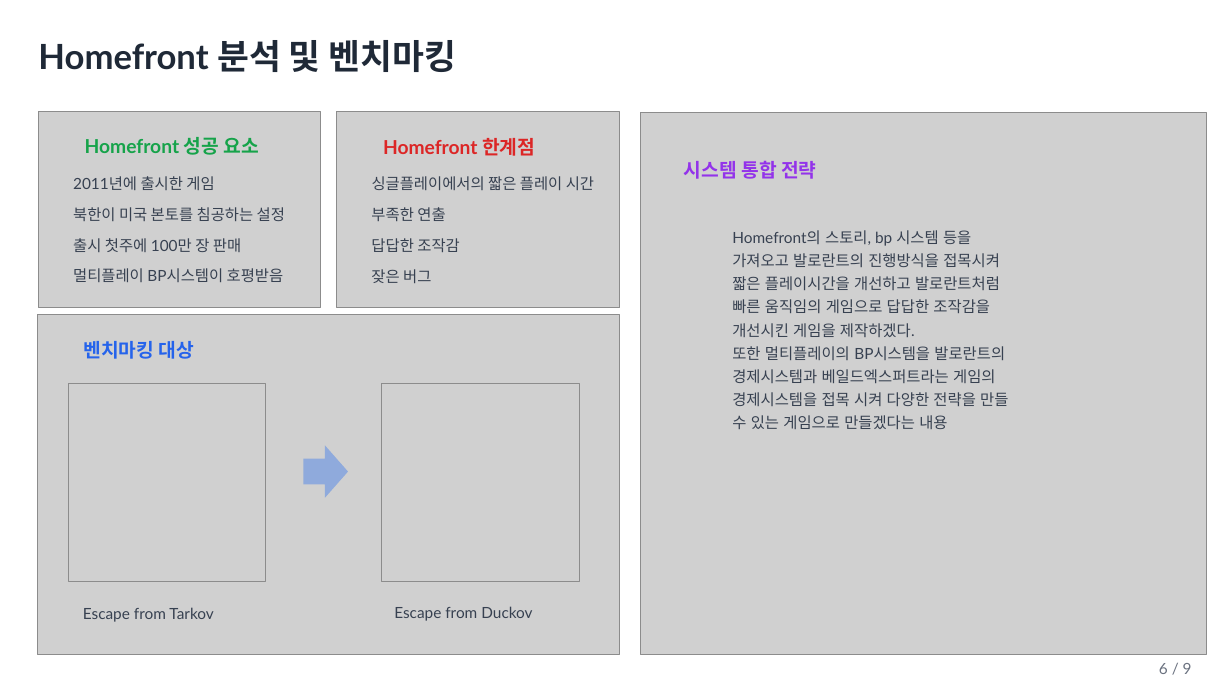
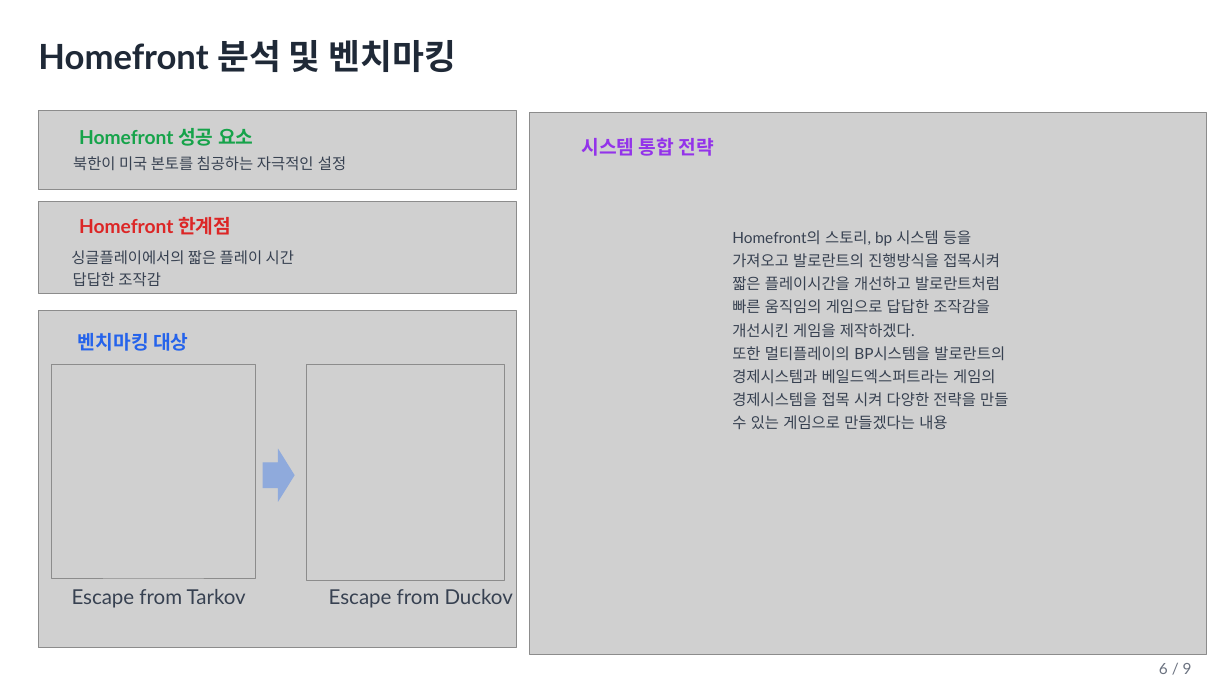
Before and after one commit to yunseo0129/2025_CapstoneGame, a slide deck: slide 5 of Design/종합설계기획.pptx. Drawn at 1232x693 pixels with LibreOffice and Linux fonts; fonts in the diff are those of the drawing; grey boxes stand for pictures; background and template pictures are left out. Boxes give left, top, right and bottom in pixels: in the first picture for what was removed or moved away, otherwise in the second. Text is boxed around its words. In the diff, an @@ line names an element or a change of style, - is before the commit and + after.

```diff
--- a/Design/종합설계기획.pptx
+++ b/Design/종합설계기획.pptx
@@ picture: place and size @@
-picture at <box>39,112,321,308</box>
+picture at <box>39,111,517,189</box>
@@ picture: place and size @@
-picture at <box>640,112,1206,654</box>
+picture at <box>530,112,1207,654</box>
@@ text "Homefront 성공 요소": place and size @@
-text "Homefront 성공 요소" at <box>85,137,259,155</box>
+text "Homefront 성공 요소" at <box>79,128,253,146</box>
@@ text "시스템 통합 전략": place and size @@
-text "시스템 통합 전략" at <box>684,160,816,179</box>
+text "시스템 통합 전략" at <box>581,137,714,156</box>
@@ text at <box>73,156,346,170</box>: text changed @@
-북한이 미국 본토를 침공하는 설정
+북한이 미국 본토를 침공하는 자극적인 설정
@@ text removed at <box>73,176,214,190</box> @@
-2011년에 출시한 게임
@@ picture: place and size @@
-picture at <box>337,112,620,308</box>
+picture at <box>39,201,517,293</box>
@@ text removed at <box>371,207,445,221</box> @@
-부족한 연출
@@ text removed at <box>73,238,241,252</box> @@
-출시 첫주에 100만 장 판매
@@ text "Homefront 한계점": place and size @@
-text "Homefront 한계점" at <box>383,138,535,156</box>
+text "Homefront 한계점" at <box>79,217,231,235</box>
@@ text "싱글플레이에서의 짧은 플레이 시간": place and size @@
-text "싱글플레이에서의 짧은 플레이 시간" at <box>372,176,594,190</box>
+text "싱글플레이에서의 짧은 플레이 시간" at <box>71,250,294,264</box>
@@ text "답답한 조작감": place and size @@
-text "답답한 조작감" at <box>371,238,459,252</box>
+text "답답한 조작감" at <box>73,272,160,286</box>
@@ text removed at <box>73,268,284,282</box> @@
-멀티플레이 BP시스템이 호평받음
@@ text removed at <box>371,269,431,283</box> @@
-잦은 버그
@@ picture: place and size @@
-picture at <box>37,315,620,655</box>
+picture at <box>39,311,517,648</box>
@@ text "벤치마킹 대상": place and size @@
-text "벤치마킹 대상" at <box>83,341,194,359</box>
+text "벤치마킹 대상" at <box>78,333,188,351</box>
@@ picture: place and size @@
-picture at <box>68,384,266,581</box>
+picture at <box>51,364,255,578</box>
@@ picture: place and size @@
-picture at <box>382,384,579,581</box>
+picture at <box>307,364,505,580</box>
@@ right arrow: place and size @@
-right arrow at <box>304,447,348,496</box>
+right arrow at <box>263,451,294,500</box>
@@ text "Escape from Tarkov": place and size @@
-text "Escape from Tarkov" at <box>83,607,213,622</box>
+text "Escape from Tarkov" at <box>72,589,246,608</box>
@@ text "Escape from Tarkov" at <box>72,589,246,608</box>: size 12 to 16 pt @@
@@ text "Escape from Duckov" at <box>329,589,513,608</box>: size 12 to 16 pt @@
@@ text "Escape from Duckov": place and size @@
-text "Escape from Duckov" at <box>394,606,532,621</box>
+text "Escape from Duckov" at <box>329,589,513,608</box>
```
Also in this commit, not shown: 8 other slides changed, 2 slides added, 2 slides removed.
